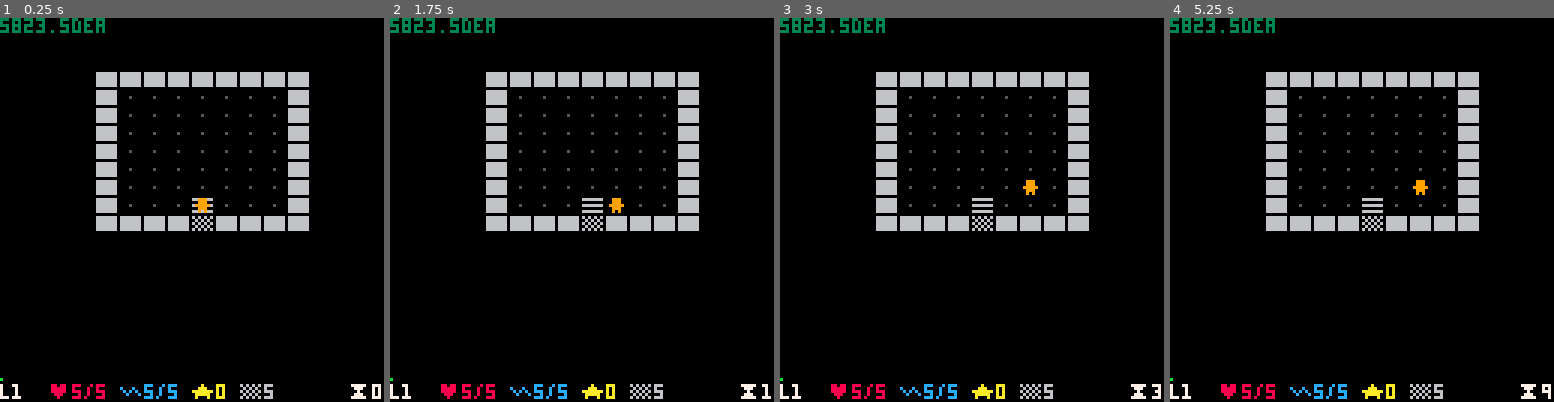
Above: before the commit, frames 1-4 (left to right).
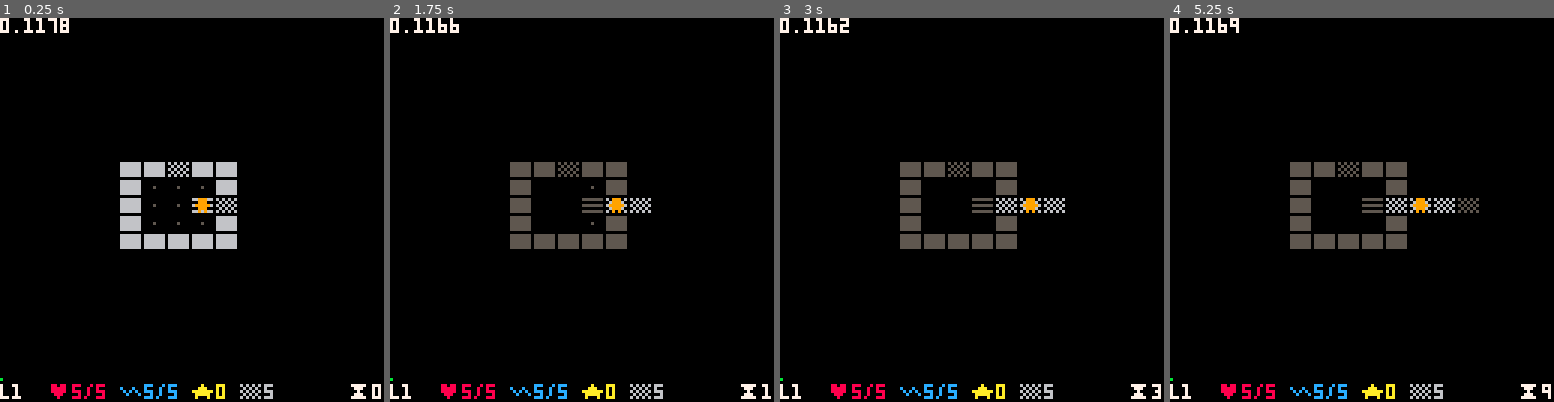
Above: after the commit, the same moments.

Repository: tobiasvl/pico-rl
Game: PICO-8 cartridge rogue.p8
Same seed, same stepped clock (60 frames per second), same inputs: the game is played once before the commit and once after it.
Inputs:
- Up to frame 1 (0.25 s): no input
- Up to frame 2 (1.75 s): tap X (X key) at 0.33, 1.07 s; tap O (Z key) at 0.7, 1.7 s; hold Right from 1.6 s (still down)
- Up to frame 3 (3 s): tap X (X key) at 1.85, 2.97 s; release Right at 2.1 s; tap O (Z key) at 2.1, 2.5, 2.9 s; hold Up 2.15-2.42 s; hold Right from 2.47 s (still down)
- Up to frame 4 (5.25 s): release Right at 3.03 s; hold Left 3.08-3.58 s; tap O (Z key) every 0.4 s from 3.3 to 4.9 s; hold Down 3.63-3.97 s; hold Right 4.02-4.68 s; tap X (X key) at 4.08, 5.2 s; hold Up 4.73-5.03 s; hold Left from 5.08 s (still down)

The runs differ from the first frame. In frame 1, 10% of the frame differs, in the area x 0-81%, y 0-61%; in frame 2, 11%; in frame 3, 11%; in frame 4, 11%.

Commit message:
Path finding (Dijkstra)

Diff:
--- a/rogue.p8
+++ b/rogue.p8
@@ -33,15 +33,23 @@
   move=function(self,move)
    local x=self.x+dirs[move][1]
    local y=self.y+dirs[move][2]
-   if x>0 and x<=dungeon._width and y>0 and y<=dungeon._height and dungeon.map[x][y]!=1 then
-    self.x,self.y=x,y
+   if iswalkable(x,y,"corridor") then
+    local move=true
+    for m in all(mobs) do
+     if m.x==x and m.y==y then
+      move=false
+      attack(player,m)
+     end
+    end
+    if (move) self.x,self.y=x,y
    end
   end
  }
  add(mobs,player)
 
  generate_dungeon=gendun_rogue
- dungeon=generate_dungeon(50,50,4,4)
+ dungeon=generate_dungeon(25*level,25*level,3*level,3*level)
+ --dungeon=generate_dungeon(20,20,2,2)
  fogmap=generate_fogmap(dungeon.map)
 
  --generate dummy mobs
@@ -70,12 +78,17 @@
   {0,0},
   {0,1},
   {-1,1},
-  {1,1}}
- end
- -->8
- --generate dungeon
-
- function gendun_rogue(w, h, gw, gh)
+  {1,1},
+  {0,0},
+  {0,0},
+  {0,0},
+  {0,0},
+  {0,0}}
+end
+-->8
+--generate dungeon
+
+function gendun_rogue(w, h, gw, gh)
  -- https://web.archive.org/web/20130510010345/http://kuoi.com/~kamikaze/gamedesign/art07_rogue_dungeon.php
  local map={}
  local grid={}
@@ -343,7 +356,7 @@
 --draw
 function _draw()
  draw()
- print(sub(tostr(seed,true),3),0,0,3)
+ --print(sub(tostr(seed,true),3),0,0,3)
 end
 
 function title_draw()
@@ -378,41 +391,50 @@
  --[[
  for coords,item in pairs(dungeon) do
  print(item,coords[1]*w+cam.x,coords[2]*h+cam.y,6)
-end
-]]
-
-fogdungeon()
-unfogroom(coords_to_room(player.x,player.y))
-
-for x=1,dungeon._width do
- for y=1,dungeon._height do
-  local c=6
-  if fogmap[x][y]==2 then
-   c=5
-  end
-  if fogmap[x][y]==1 or fogmap[x][y]==2 then
-   local parts={"█","▒","▤"}
-   local part=parts[dungeon.map[x][y]]
-   if part then
-    print(part,x*w+cam.x,y*h+cam.y,c)
-   else
-    if (fogmap[x][y]==1) print(".",x*w+cam.x+2,y*h+cam.y-2,5)
-   end
-  end
- end
-end
-
---for d in all(dungeon._doors) do
--- print("++",d.x*w+cam.x,d.y*h+cam.y)
---end
-
-for m in all(mobs) do
- if fogmap[m.x][m.y]==1 then
-  print(m.c,m.x*w+cam.x,m.y*h+cam.y,m.col)
- end
-end
-
-drawhud()
+ end
+ ]]
+
+ fogdungeon()
+ unfogroom(coords_to_room(player.x,player.y))
+
+ for x=1,dungeon._width do
+  for y=1,dungeon._height do
+   local c=6
+   if fogmap[x][y]==2 then
+    c=5
+   end
+   if fogmap[x][y]==1 or fogmap[x][y]==2 then
+    local parts={"█","▒","▤"}
+    local part=parts[dungeon.map[x][y]]
+    if part then
+     print(part,x*w+cam.x,y*h+cam.y,c)
+    else
+     if (fogmap[x][y]==1) print(".",x*w+cam.x+2,y*h+cam.y-2,5)
+    end
+   end
+  end
+ end
+
+ --for d in all(dungeon._doors) do
+ -- print("++",d.x*w+cam.x,d.y*h+cam.y)
+ --end
+
+ for m in all(mobs) do
+  if fogmap[m.x][m.y]==1 then
+   --if coords_to_room(m.x,m.y)==coords_to_room(player.x,player.y) then
+   -- local dmap=dijkstra(player.x,player.y,m.x,m.y)
+   -- for x=1,#dmap do
+   --  for y=1,#dmap[1] do
+   --   if (dmap[x][y].value<99) print(dmap[x][y].value,x*w+cam.x,y*h+cam.y,2)
+   --  end
+   -- end
+   --end
+   print(m.c,m.x*w+cam.x,m.y*h+cam.y,m.col)
+  end
+ end
+
+ drawhud()
+ print(stat(1),0,0)
 end
 
 function drawhud()
@@ -439,6 +461,66 @@
 end
 -->8
 --tools
+
+function iswalkable(x,y,check)
+ if y<1 or y>#dungeon.map or x<1 or x>#dungeon.map[1] then
+  return false
+ end
+ if dungeon.map[x][y]==0 then
+  return true
+ elseif check=="corridor" and dungeon.map[x][y]==2 then
+  return true
+ else
+  return false
+ end
+end
+
+function dijkstra(fx,fy,tx,ty)
+ local dmap={}
+ local unvisited={}
+ local t
+ local room=coords_to_room(fx,fy)
+ if (not room or room!=coords_to_room(tx,ty)) return nil
+ for x=room.start_x,room.end_x do
+  for y=room.start_y,room.end_y do
+   dmap[x..","..y]=add(unvisited,{x=x,y=y,value=99,visited=false})
+  end
+ end
+
+ printh(#dmap)
+ printh(fx)
+ printh(fy)
+ printh(room.start_x)
+ printh(room.start_y)
+ t=dmap[fx..","..fy]
+ t.value=0
+
+ while not dmap[tx..","..ty].visited do
+  printh(#unvisited)
+  printh(t.x)
+  if (#unvisited==0) return nil
+  for dir in all(four) do --eight?
+   local nx=t.x+dir[1]
+   local ny=t.y+dir[2]
+   if iswalkable(nx,ny) and nx>room.start_x and nx<room.end_x and ny>room.start_y and ny<room.end_y then
+    local n=dmap[nx..","..ny]
+    n.value=min(t.value+1,n.value)
+   end
+  end
+  t.visited=true
+  del(unvisited,t)
+
+  local minimum=99
+  for n in all(unvisited) do
+   if n.value<minimum then
+    t=n
+    minimum=n.value
+   end
+  end
+  if (minimum==99) break
+ end
+ return dmap
+end
 
 function getrandomint(min, max)
  min=min and min or 0
@@ -497,13 +579,26 @@
  col=8,
  hp=0,
  move=function(self)
-  local f={1,2,4,5,6,8,9,10}
-  r=ceil(rnd(#f))
-  local m=dirs[f[r]]
-  x=self.x+m[1]
-  y=self.y+m[2]
-  if x>0 and x<=dungeon._width and y>0 and y<=dungeon._height and dungeon.map[x][y]!=1 then
-   self.x,self.y=x,y
+  local room=coords_to_room(self.x,self.y)
+  if (room!=coords_to_room(player.x,player.y)) return
+  local dmap=dijkstra(player.x,player.y,self.x,self.y)
+  local minimum=99
+  local cells={}
+  for dir in all(four) do
+   local nx,ny=self.x+dir[1],self.y+dir[2]
+   local n=dmap[nx..","..ny]
+   if n and n.value<minimum then
+    add(cells,n)
+    minimum=n.value
+   end
+  end
+  local n=cells[#cells]
+  if n then
+   if n.value==0 then
+    attack(m,player)
+   else
+    self.x,self.y=n.x,n.y
+   end
   end
  end,
  new=function(self,o)
@@ -513,6 +608,11 @@
   return setmetatable(o or {},self)
  end
 }
+
+function attack(attacker,defender)
+ defender.hp-=1
+ if (defender.hp==0) del(mobs,defender)
+end
 __map__
 0000000000000000000000000000000000000000000000000000000000000000000000000000000000000000000000000000000000000000000000000000000000000000000000000000000000000000000000000000000000000000000000000000000000000000000000000000000000000000000000000000000000000000
 0000000000000000000000000000000000000000000000000000000000000000000000000000000000000000000000000000000000000000000000000000000000000000000000000000000000000000000000000000000000000000000000000000000000000000000000000000000000000000000000000000000000000000
